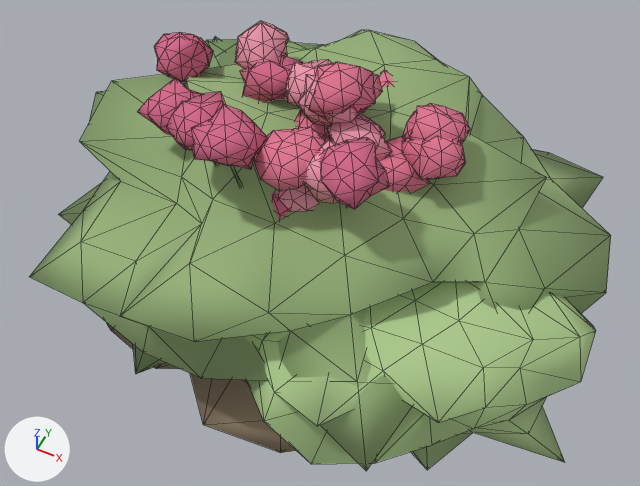
Renders of the glTF model assets/models/flower_red.glb from each side of a commit.
Both versions are drawn from a 50 mm camera at (0.715, -1.48, 1.808) aimed at (0.046, -0.142, 0.136). The lights are fixed; the arrows at lower left show +X, +Y and +Z. The first picture is the older version. Mesh edges are drawn as thin lines.

Objects in the first picture: 'geometry_0'.
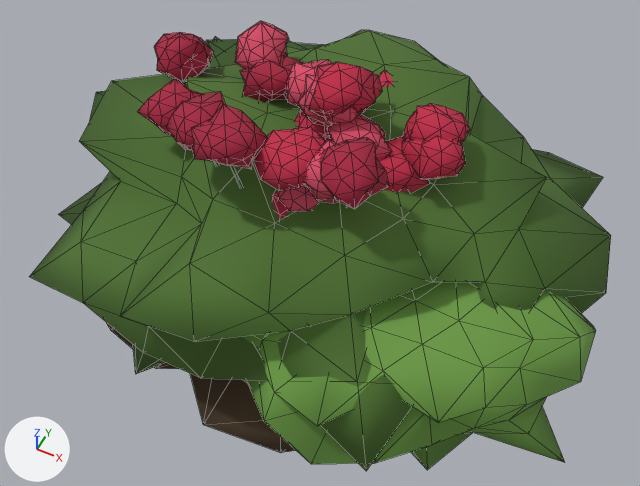
Pixel boxes [x1, y1, x2, y2] of what changed, in the pictures (640 x 486 px):
```json
{"part": 1, "of": "me_geometry_0", "change": "recoloured", "before": [137, 21, 470, 219], "after": [137, 21, 470, 219], "on screen": "pink to red"}
{"part": 2, "of": "me_geometry_0", "change": "recoloured", "before": [29, 30, 611, 470], "after": [29, 30, 611, 470], "on screen": "green to dark green"}
{"part": 3, "of": "me_geometry_0", "change": "recoloured", "before": [106, 322, 296, 453], "after": [106, 322, 296, 453], "on screen": "darker"}
{"part": 4, "of": "me_geometry_0", "change": "recoloured", "before": [242, 282, 596, 470], "after": [242, 282, 596, 470], "on screen": "darker"}
```

Scene script edits in JSON lines:
```json
{"block": "me_geometry_0", "where": "me_geometry_0.from_pydata(...)  # 1896 vertices, 3584 faces; spans x -0.79..0.78, y -0.69..0.62, z -0.08..0.56"}
{"block": "me_geometry_0", "where": "# used by ob_geometry_0; location = (0.0, 0.0, 0.0)"}
{"block": "me_geometry_0", "change": "me_geometry_0 part 1: 1920 faces centred in x -0.56..0.34, y -0.32..0.33, z 0.25..0.56 are repainted in the vertex colours; the middle colour goes from pink #e27693 to red #c22a49"}
{"block": "me_geometry_0", "change": "me_geometry_0 part 2: 1024 faces centred in x -0.74..0.68, y -0.61..0.58, z -0.06..0.45 are repainted in the vertex colours; the middle colour goes from green #85a26e to dark green #3b5c26"}
{"block": "me_geometry_0", "change": "me_geometry_0 part 3: 320 faces centred in x -0.57..0.64, y -0.63..0.58, z -0.07..0.11 are repainted in the vertex colours; the middle colour goes from brown #97866e to brown #4d3b26"}
{"block": "me_geometry_0", "change": "me_geometry_0 part 4: 320 faces centred in x -0.12..0.73, y -0.66..0.25, z -0.04..0.28 are repainted in the vertex colours; the middle colour goes from green #afcd8f to green #6c9b45"}
```
